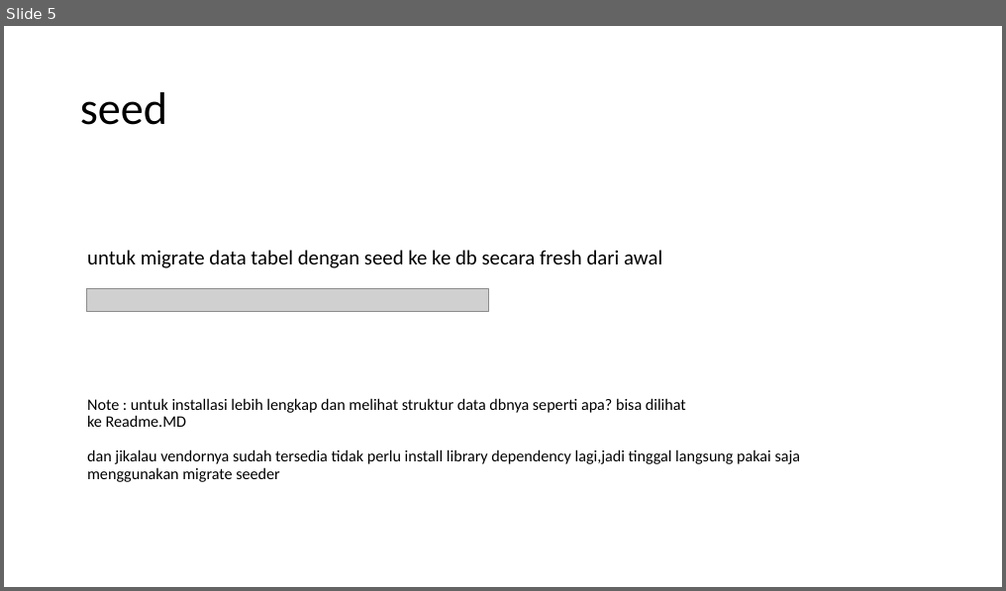
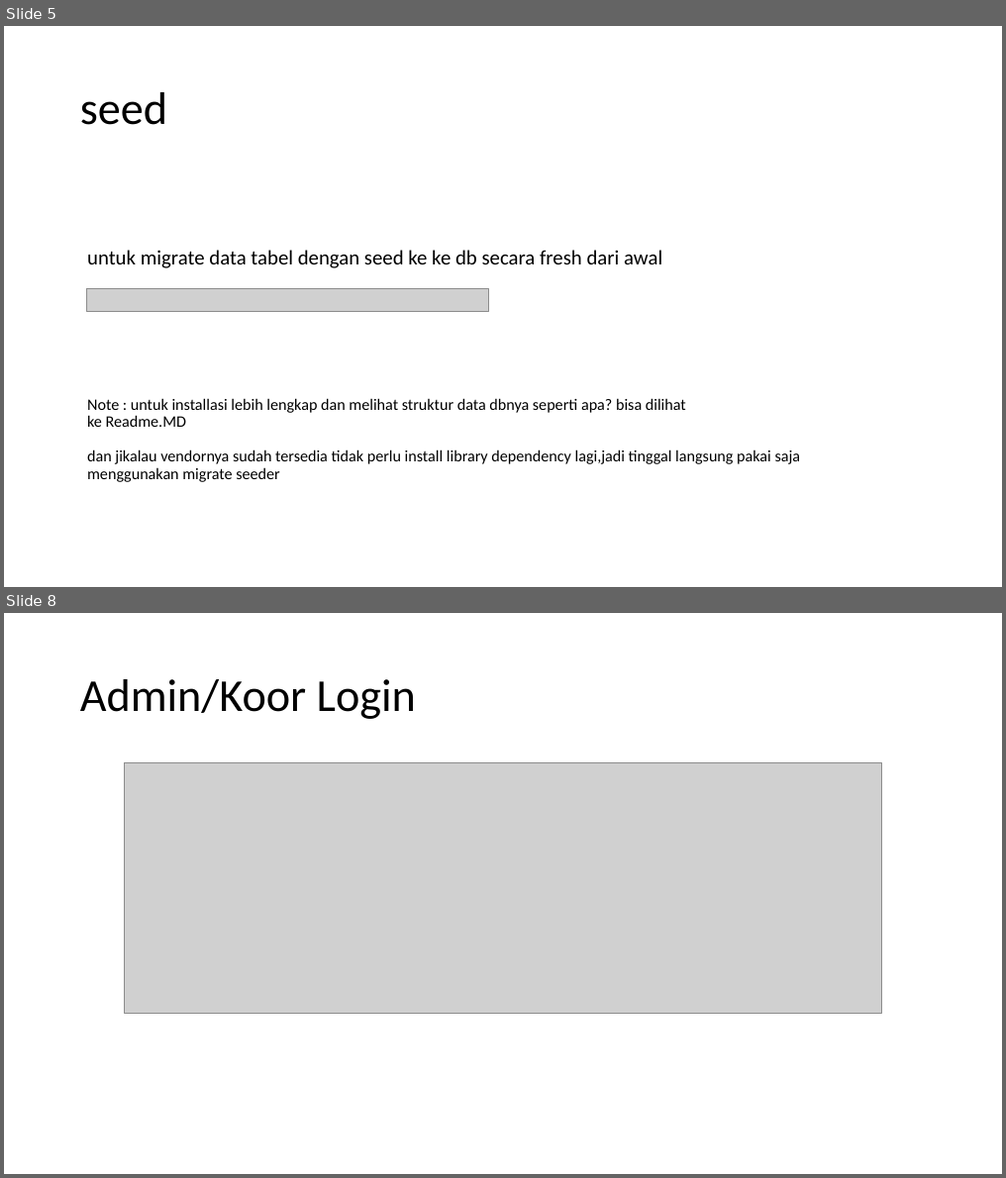
Before and after one commit to rulyce23/krs-app, a slide deck: Installation krs-app by ruly.pptx. Shown one above the other, each under a label of ours: slide 5 before the commit, slides 5 and 8 after it; the slides between them are not shown. The pictures are 1006x591 and 1006x1178 pixels, drawn with LibreOffice and Linux fonts; fonts in the diff are those of the drawing; grey boxes stand for pictures. Boxes give left, top, right and bottom in pixels: in the first picture for what was removed or moved away, otherwise in the second. Text is boxed around its words. In the diff, an @@ line names an element or a change of style, - is before the commit and + after.

```diff
--- a/Installation krs-app by ruly.pptx
+++ b/Installation krs-app by ruly.pptx
@@ slide 8 added at (4,613,1002,1174), background #FFFFFF @@
@@ title added at (80,679,416,719), 44 pt, text #000000 @@
+Admin/Koor Login
@@ picture added at (125,762,882,1014) @@
```
Also in this commit, not shown: 10 other slides added.
